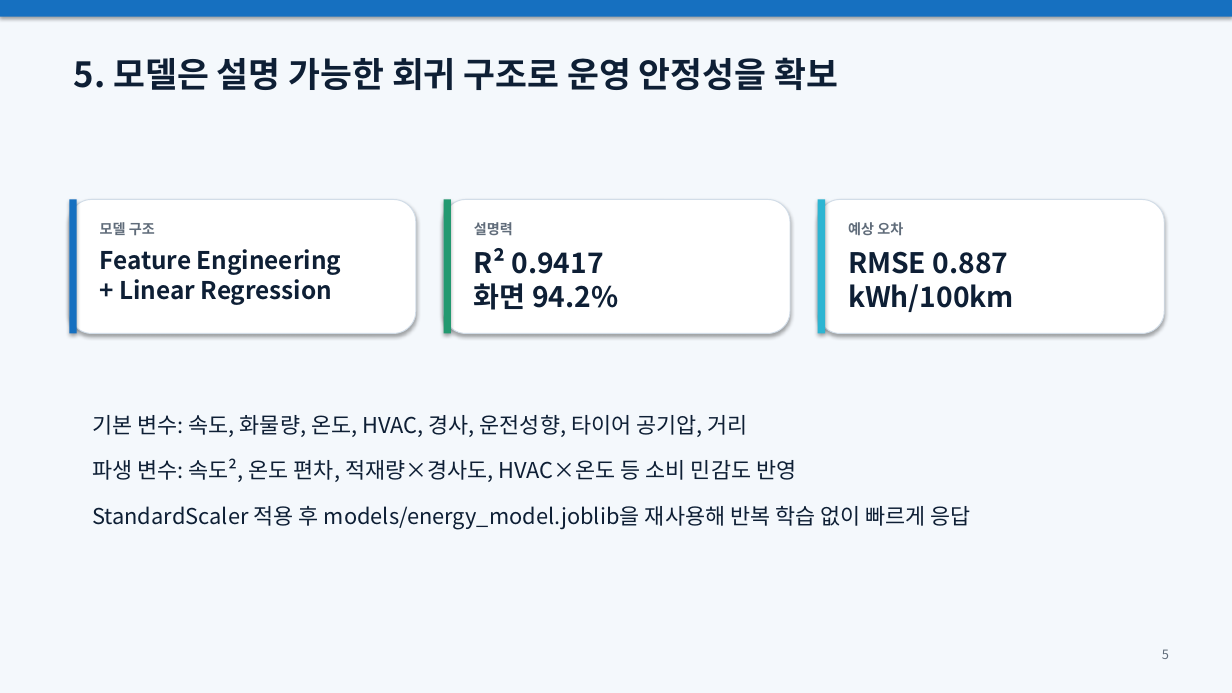
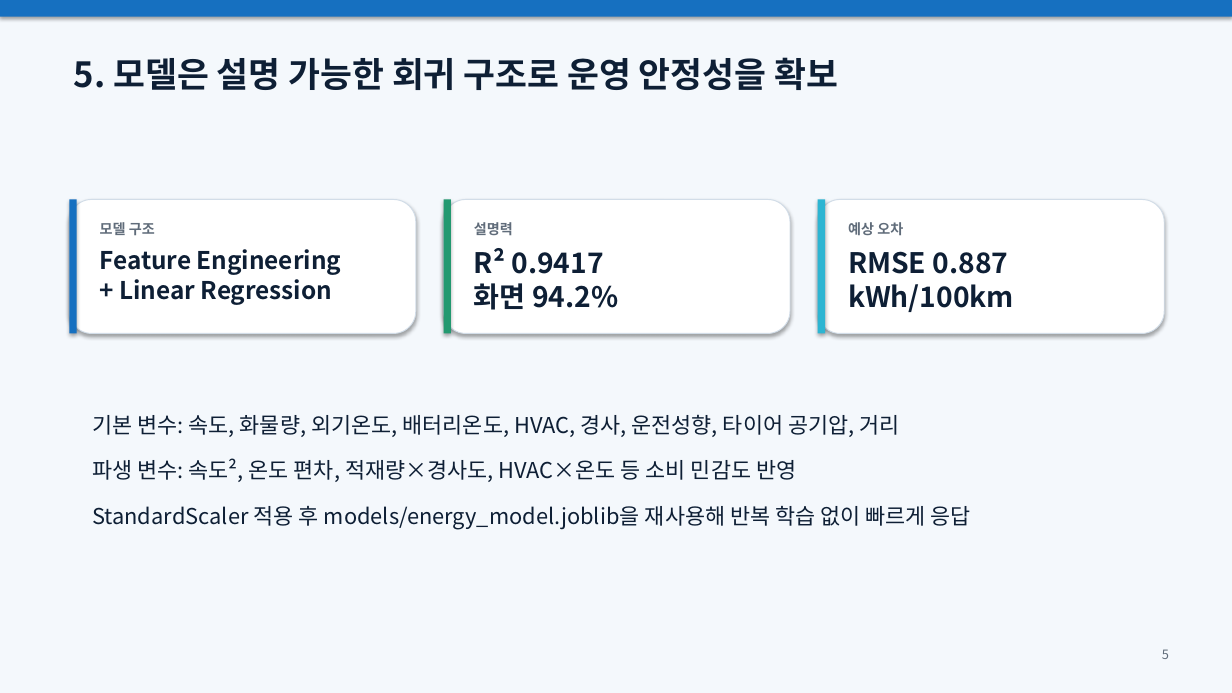
Before and after one commit to ordermilyu-arch/E_CAR, a slide deck: slide 7 of docs/EV_LOGISTICS_SERVICE_PRESENTATION.pptx. Drawn at 1232x693 pixels with LibreOffice and Linux fonts; fonts in the diff are those of the drawing. Boxes give left, top, right and bottom in pixels: in the first picture for what was removed or moved away, otherwise in the second. Text is boxed around its words. In the diff, an @@ line names an element or a change of style, - is before the commit and + after.

```diff
--- a/docs/EV_LOGISTICS_SERVICE_PRESENTATION.pptx
+++ b/docs/EV_LOGISTICS_SERVICE_PRESENTATION.pptx
@@ text at box(92, 414, 900, 437): text changed @@
-기본 변수: 속도, 화물량, 온도, HVAC, 경사, 운전성향, 타이어 공기압, 거리
+기본 변수: 속도, 화물량, 외기온도, 배터리온도, HVAC, 경사, 운전성향, 타이어 공기압, 거리
```
Also in this commit, not shown: 2 other slides changed.
